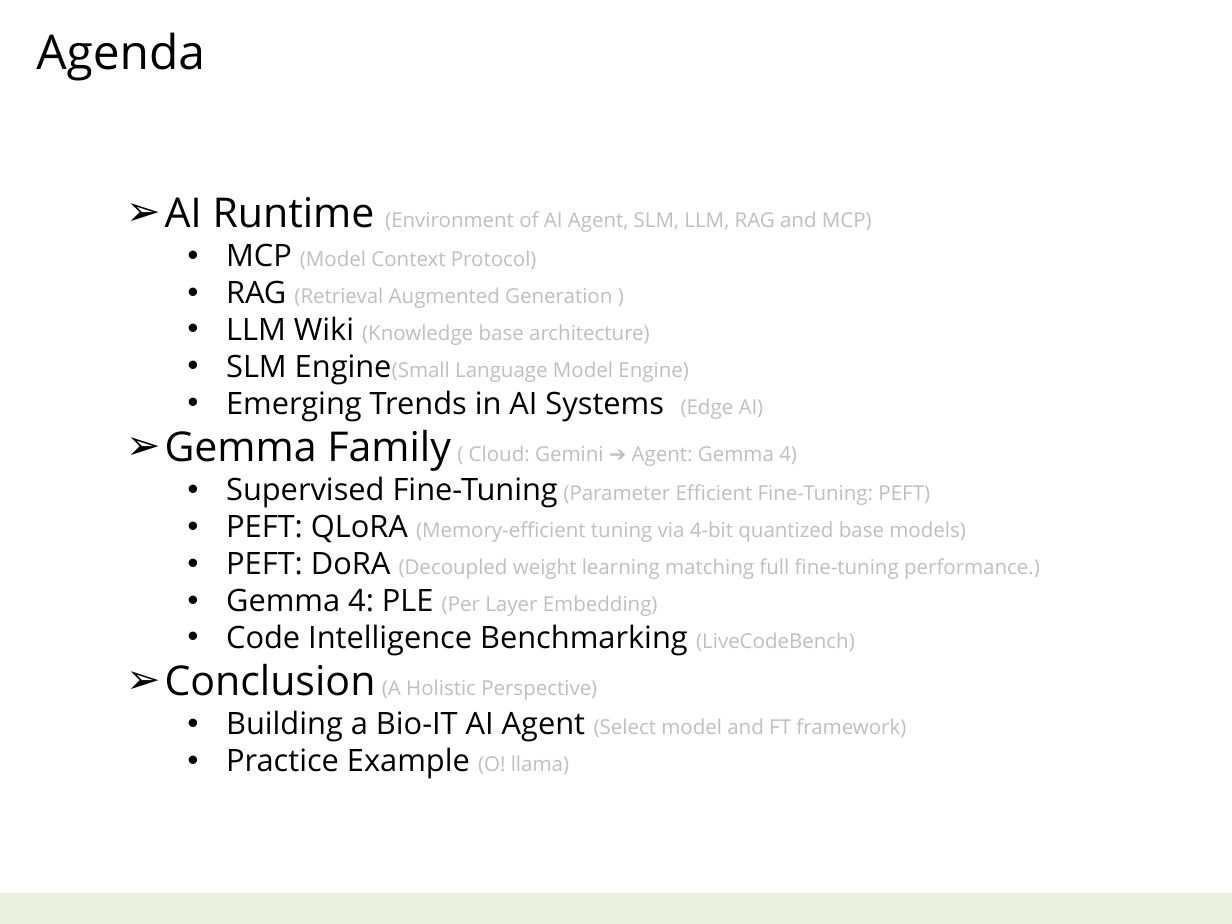
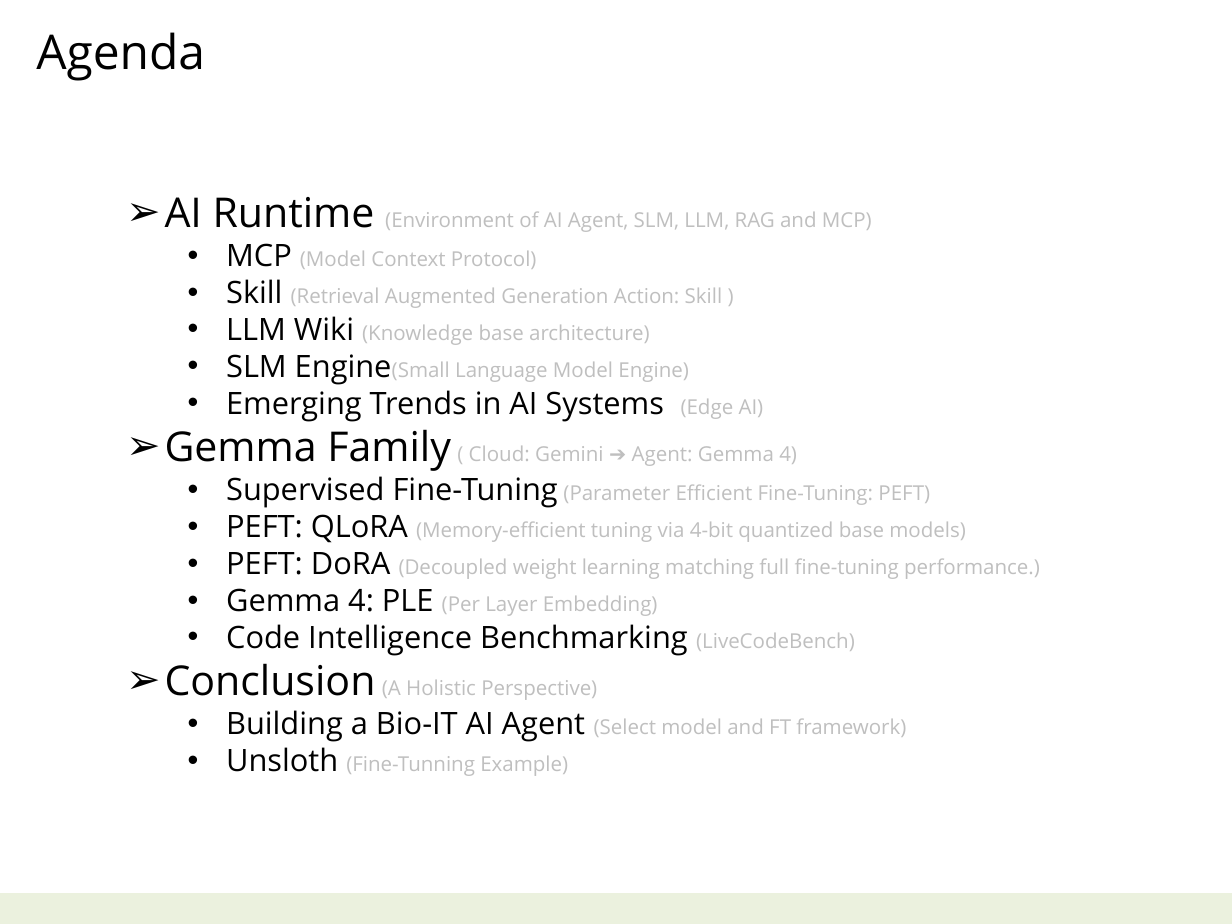
Before and after one commit to navibator/crazy-ai, a slide deck: slide 2 of ai-gemma.pptx. Drawn at 1232x924 pixels with LibreOffice and Linux fonts; fonts in the diff are those of the drawing. Boxes give left, top, right and bottom in pixels: in the first picture for what was removed or moved away, otherwise in the second. Text is boxed around its words. In the diff, an @@ line names an element or a change of style, - is before the commit and + after.

```diff
--- a/ai-gemma.pptx
+++ b/ai-gemma.pptx
@@ text at (226, 279, 723, 308): text changed @@
-  • RAG (Retrieval Augmented Generation )
+  • Skill (Retrieval Augmented Generation Action: Skill )
@@ text at (226, 747, 568, 776): text changed; size 18 to 12 pt; text colour #000000 to #BFBFBF @@
-  • Practice Example (O! llama)
+  • Unsloth (Fine-Tunning Example)
```
Also in this commit, not shown: 1 other slide changed, 1 other file.
